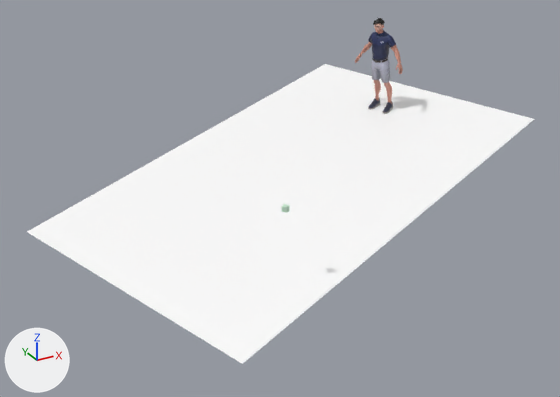
Renders of the FBX model ankle/eversion_abduction.fbx from each side of a commit.
The view is the same before and after, from a camera (50 mm lens) standing at (-8.79, -11.92, 4.38) and looking at (-3.07, -1.52, -0.82). The lights are fixed; the arrows at lower left show +X, +Y and +Z. Where no turn or scale is listed for an object, it has been applied to the vertices.

The first picture shows 'Wolf3D_Body', 'Wolf3D_Hair', 'Wolf3D_Head', 'Wolf3D_Outfit_Bottom', 'Wolf3D_Outfit_Footwear', 'Wolf3D_Outfit_Top', 'w'.
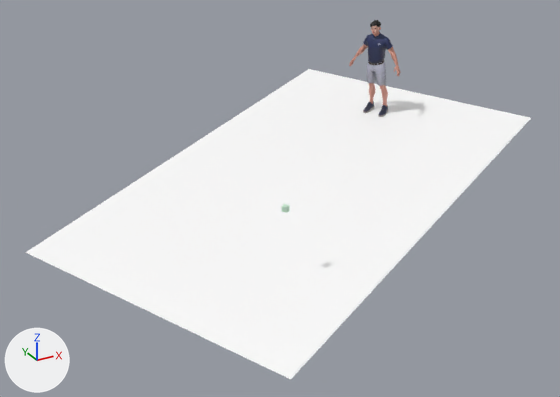
The change, as JSON lines over the scene's bpy script:
```json
{"op": "set", "path": "ob_wolf3d_outfit_bottom.location", "old": "(0.09, 0.04, -0.14)", "new": "(-0.13, -0.09, -0.14)"}
{"op": "set", "path": "ob_wolf3d_outfit_bottom.rotation_euler", "old": "(0.184, 0.0412, -1.241)", "new": "(0.169, 0.0357, -1.132)", "note": "degrees (11, 2.4, -71) -> degrees (9.7, 2, -65)"}
{"op": "set", "path": "ob_wolf3d_outfit_top.location", "old": "(0.09, 0.04, -0.14)", "new": "(-0.13, -0.09, -0.14)"}
{"op": "set", "path": "ob_wolf3d_outfit_top.rotation_euler", "old": "(0.184, 0.0412, -1.241)", "new": "(0.169, 0.0357, -1.132)", "note": "degrees (11, 2.4, -71) -> degrees (9.7, 2, -65)"}
{"op": "set", "path": "ob_wolf3d_teeth.location", "old": "(0.09, 0.04, -0.14)", "new": "(-0.13, -0.09, -0.14)"}
{"op": "set", "path": "ob_wolf3d_teeth.rotation_euler", "old": "(0.184, 0.0412, -1.241)", "new": "(0.169, 0.0357, -1.132)", "note": "degrees (11, 2.4, -71) -> degrees (9.7, 2, -65)"}
{"op": "set", "path": "ob_wolf3d_hair.location", "old": "(0.09, 0.04, -0.14)", "new": "(-0.13, -0.09, -0.14)"}
{"op": "set", "path": "ob_wolf3d_hair.rotation_euler", "old": "(0.184, 0.0412, -1.241)", "new": "(0.169, 0.0357, -1.132)", "note": "degrees (11, 2.4, -71) -> degrees (9.7, 2, -65)"}
{"op": "set", "path": "ob_wolf3d_head.location", "old": "(0.09, 0.04, -0.14)", "new": "(-0.13, -0.09, -0.14)"}
{"op": "set", "path": "ob_wolf3d_head.rotation_euler", "old": "(0.184, 0.0412, -1.241)", "new": "(0.169, 0.0357, -1.132)", "note": "degrees (11, 2.4, -71) -> degrees (9.7, 2, -65)"}
{"op": "set", "path": "ob_wolf3d_body.location", "old": "(0.09, 0.04, -0.14)", "new": "(-0.13, -0.09, -0.14)"}
{"op": "set", "path": "ob_wolf3d_body.rotation_euler", "old": "(0.184, 0.0412, -1.241)", "new": "(0.169, 0.0357, -1.132)", "note": "degrees (11, 2.4, -71) -> degrees (9.7, 2, -65)"}
{"op": "set", "path": "ob_wolf3d_outfit_footwear.location", "old": "(0.09, 0.04, -0.14)", "new": "(-0.13, -0.09, -0.14)"}
{"op": "set", "path": "ob_wolf3d_outfit_footwear.rotation_euler", "old": "(0.184, 0.0412, -1.241)", "new": "(0.169, 0.0357, -1.132)", "note": "degrees (11, 2.4, -71) -> degrees (9.7, 2, -65)"}
```

Where the change shows, as pixel boxes [x1, y1, x2, y2] in the pictures (560 x 397 px):
```json
{"object": "w", "change": "moved, turned", "before": [27, 64, 534, 364], "after": [26, 69, 531, 379]}
{"object": "Wolf3D_Body", "change": "moved, turned", "before": [355, 42, 403, 104], "after": [349, 44, 400, 107]}
{"object": "Wolf3D_Outfit_Top", "change": "moved, turned", "before": [368, 30, 396, 61], "after": [363, 32, 393, 63]}
{"object": "Wolf3D_Outfit_Bottom", "change": "moved, turned", "before": [371, 57, 390, 83], "after": [366, 59, 386, 86]}
{"object": "Wolf3D_Outfit_Footwear", "change": "moved, turned", "before": [368, 98, 393, 114], "after": [363, 101, 388, 117]}
{"object": "Wolf3D_Head", "change": "moved, turned", "before": [374, 24, 384, 34], "after": [371, 26, 381, 36]}
{"object": "Wolf3D_Hair", "change": "moved, turned", "before": [373, 18, 385, 25], "after": [370, 20, 381, 27]}
```
